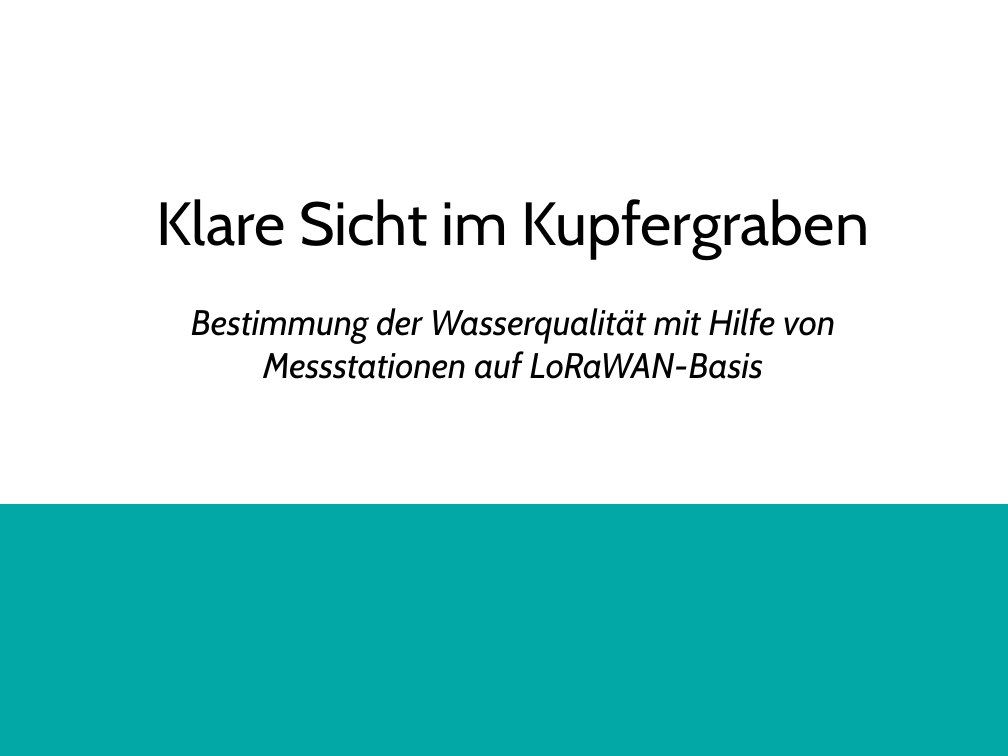
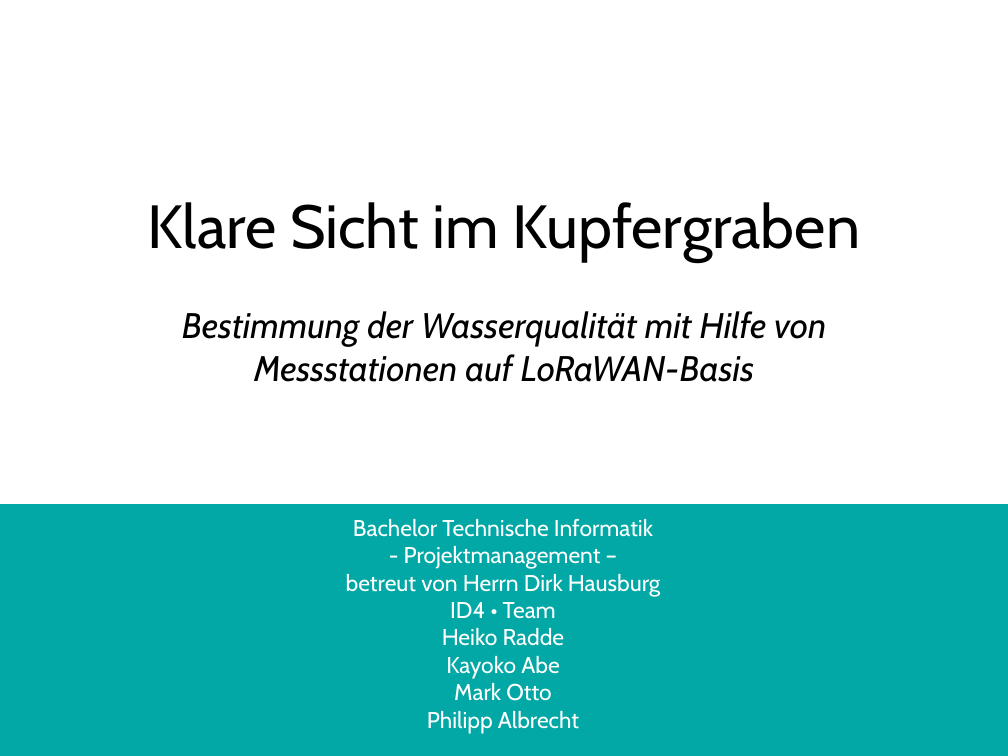
Before and after one commit to technologiestiftung/flussbad, a slide deck: slide 1 of doc/presentation/finalPresentation.odp. Drawn at 1008x756 pixels with LibreOffice and Linux fonts; fonts in the diff are those of the drawing; background and template pictures are left out. Boxes give left, top, right and bottom in pixels: in the first picture for what was removed or moved away, otherwise in the second. Text is boxed around its words. In the diff, an @@ line names an element or a change of style, - is before the commit and + after.

Commit message:
Finish 1st Draft of presentation

```diff
--- a/doc/presentation/finalPresentation.odp
+++ b/doc/presentation/finalPresentation.odp
@@ text "Klare Sicht im Kupfergraben": place and size @@
-text "Klare Sicht im Kupfergraben" at box(157, 199, 869, 379)
+text "Klare Sicht im Kupfergraben" at box(148, 202, 860, 382)
@@ text added at box(346, 519, 660, 734), 18 pt, text #FFFFFF @@
+Bachelor Technische Informatik
+- Projektmanagement –
+betreut von Herrn Dirk Hausburg
+ID4 • Team
+Heiko Radde
+Kayoko Abe
+Mark Otto
+Philipp Albrecht
```
Also in this commit, not shown: 5 other slides changed, 1 slide added, 2 slides removed, 1 other file.
